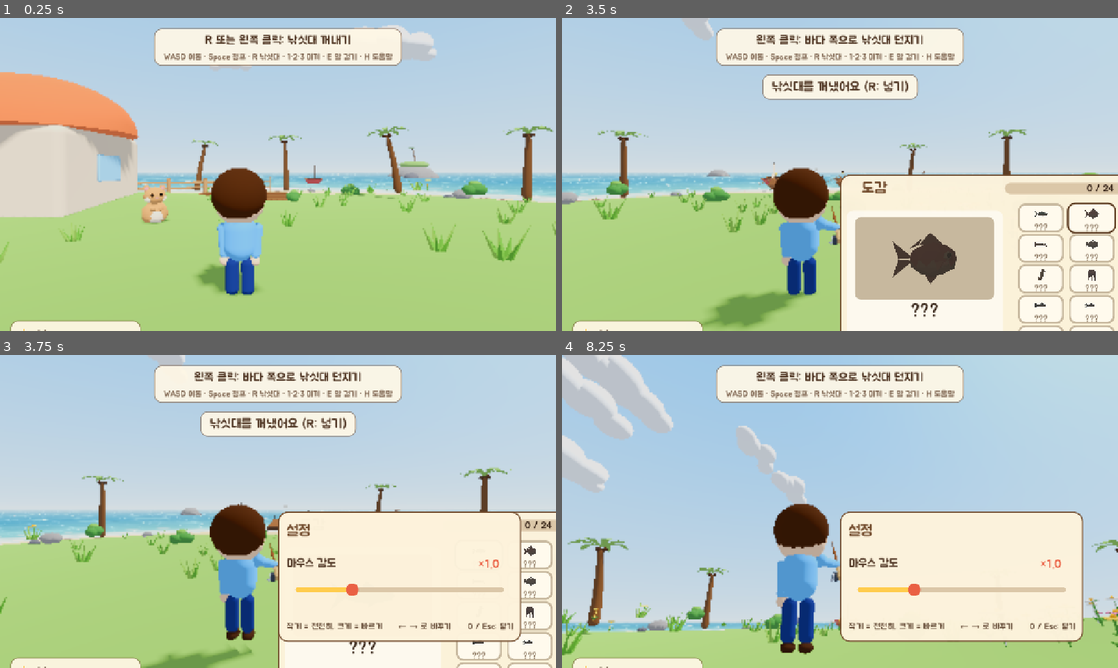
Above: before the commit, frames 1-4 (two rows, left to right).
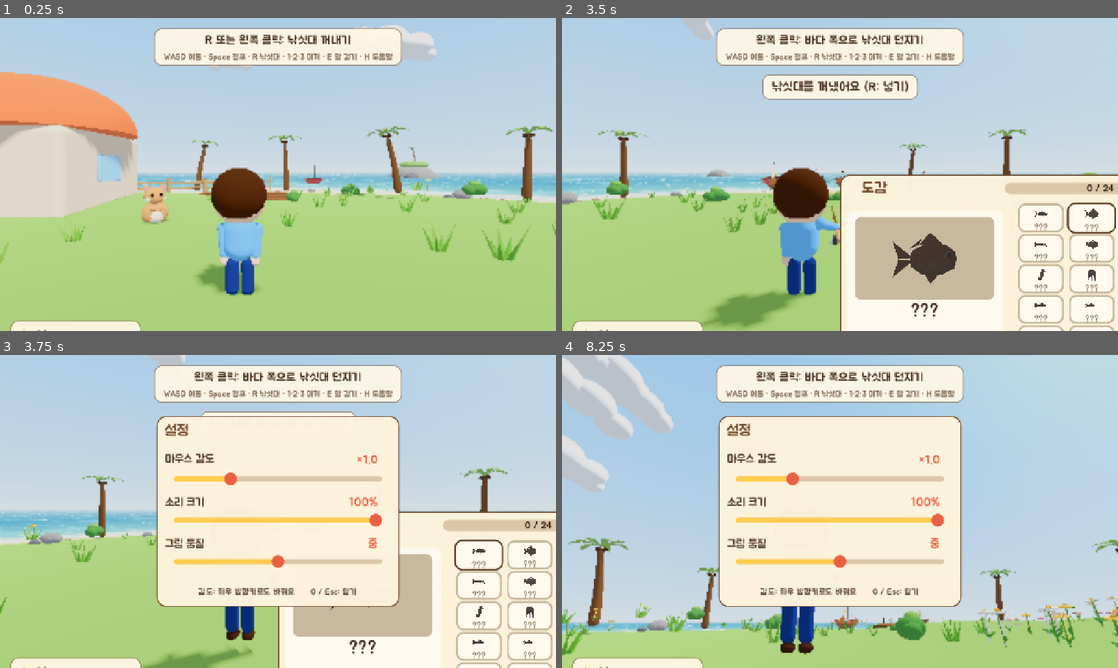
Above: after the commit, the same moments.

Repository: qudrhks36-svg/hanroro-seat-checker
Game: Godot game, scene res://main.tscn
Same seed, same stepped clock (60 frames per second), same inputs: the game is played once before the commit and once after it.
Inputs (mouse positions are in pixels of both pictures, inside the frame that each line leads up to):
- Up to frame 1 (0.25 s): no input
- Up to frame 2 (3.5 s): tap Enter at 0.5, 2.1 s; move the mouse to (962, 158) at 0.52 s; hold Right 0.53-1.25 s; tap Tab at 0.6 s; click (962, 158) at 0.67 s; tap Space at 0.77, 1.07 s; tap H at 0.8 s; drag from (728, 190) to (812, 237) at 1.27 s; move the mouse to (895, 105) at 2.02 s; hold Right 2.03-2.75 s; click (895, 105) at 2.17 s; tap E at 2.3 s; drag from (812, 237) to (673, 127) at 2.77 s
- Up to frame 3 (3.75 s): move the mouse to (444, 558) at 3.52 s; hold Left from 3.53 s (still down); hold Space from 3.53 s (still down); tap O at 3.6 s; click (444, 558) at 3.67 s
- Up to frame 4 (8.25 s): tap Escape at 4.15 s; release Left at 4.25 s; release Space at 4.25 s; drag from (673, 464) to (756, 433) at 4.27 s; move the mouse to (867, 511) at 5.02 s; hold Down 5.03-5.75 s; tap Tab at 5.1 s; click (867, 511) at 5.17 s; tap H at 5.3 s; tap Space at 5.75, 6.77, 7.07 s; drag from (756, 433) to (728, 527) at 5.77 s; move the mouse to (962, 495) at 6.52 s; hold Up 6.53-7.25 s; tap Enter at 6.6 s; click (962, 495) at 6.67 s; tap E at 6.8 s; drag from (728, 527) to (812, 574) at 7.27 s; move the mouse to (895, 442) at 8.02 s; hold Down from 8.03 s (still down); hold Space from 8.03 s (still down); tap O at 8.1 s; click (895, 442) at 8.17 s

Frames 1-2 are identical in both runs. In frame 3, 26% of the frame differs, in the area x 28-94%, y 19-92%; in frame 4, 33%.

Commit message:
feat(godot): settings - volume and graphics quality
Co-Authored-By: Claude Sonnet 5.5 <noreply@anthropic.com>

Diff:
--- a/fishing-game/godot/scripts/game_state.gd
+++ b/fishing-game/godot/scripts/game_state.gd
@@ -25,6 +25,8 @@
 static var decor_open := false       # 꾸미기 창이 열려 있나 (바틀이 대화창 위에 열림)
 static var home_items: Array = []    # economy.json home.items (이름·값·설명)
 static var cabins: Array = []        # economy.json home.cabins
+static var volume := 1.0             # 소리 크기 0~1 (설정 창, 저장함)
+static var quality := 1              # 그림 품질 0=하 1=중 2=상 (설정 창, 저장함)
 static var intro_seen := false       # 처음 조작 안내 카드를 봤나 (help_ui.gd, 저장함)
 static var mouse_scale := 1.0        # 마우스 감도 배율 (설정 창, 기본 1.0 = 0.1도/픽셀)
 static var goal_progress := 0        # 오늘의 목표: 지금까지 낚은 마릿수 (저장됨)
--- a/fishing-game/godot/scripts/main.gd
+++ b/fishing-game/godot/scripts/main.gd
@@ -471,6 +471,15 @@
 		settings.set_sensitivity(float(_arg("sens", "1.0")))
 		settings.set_open(false, false)
 		print("[FG] sens set -> ", Game.mouse_scale)
+	if _arg("quality", "") != "":   # 시험용: 그림 품질(0~2)·소리 크기(0~100)를 바꿔 적용되는지 (--quality=0 --volume=50, --settings=1 이면 창을 연 채로 둠)
+		settings.set_quality(int(_arg("quality", "1")))
+		settings.set_volume(float(_arg("volume", "100")))
+		var sun_on := false
+		for l in get_tree().root.find_children("*", "DirectionalLight3D", true, false):
+			sun_on = (l as DirectionalLight3D).shadow_enabled
+		print("[FG] quality=", Game.quality, " scale3d=", get_viewport().scaling_3d_scale, " shadow=", sun_on, " volume=", Game.volume, " bus_db=", snappedf(AudioServer.get_bus_volume_db(0), 0.1))
+		if _arg("settings", "") != "":
+			settings.set_open(true, false)
 	if _arg("lookcheck", "") != "":   # 시험용: 마우스를 오른쪽으로 100픽셀 움직였을 때 몇 도 도는지 (감도 1.0, 2.0 비교)
 		for sc in [1.0, 2.0, 0.5]:
 			Game.mouse_scale = sc
--- a/fishing-game/godot/scripts/save_data.gd
+++ b/fishing-game/godot/scripts/save_data.gd
@@ -19,6 +19,8 @@
 	d["rod"] = Game.rod_level
 	d["mouseSens"] = Game.mouse_scale
 	d["intro"] = Game.intro_seen
+	d["volume"] = Game.volume
+	d["quality"] = Game.quality
 	d["notes"] = Game.notes_found
 	d["decor"] = Game.decor_mask
 	d["cabin"] = Game.cabin_level
@@ -56,6 +58,8 @@
 	Game.decor_mask = int(d.get("decor", 0)) & ((1 << Game.home_items.size()) - 1)
 	Game.cabin_level = clampi(int(d.get("cabin", 0)), 0, Game.cabins.size() - 1)
 	Game.intro_seen = bool(d.get("intro", false))
+	Game.volume = clampf(float(d.get("volume", 1.0)), 0.0, 1.0)
+	Game.quality = clampi(int(d.get("quality", 1)), 0, 2)
 	Game.mouse_scale = clampf(float(d.get("mouseSens", 1.0)), 0.3, 3.0)   # 옛 저장에는 없음 → 1.0
 	var fr = d.get("friend")
 	if fr is Array:
--- a/fishing-game/godot/scripts/settings_ui.gd
+++ b/fishing-game/godot/scripts/settings_ui.gd
@@ -1,12 +1,14 @@
 extends CanvasLayer
 # 설정 창 (GDD 4번 [확정], 사용자 요청 2026-10-19): Esc 또는 O로 열고 닫음. 열려 있는 동안 시간이 멈추고 마우스가 보임(도감과 같은 방식).
-# 지금은 마우스 감도 슬라이더 하나(×0.3~×3.0, 기본 ×1.0 = 0.1도/픽셀). 값은 저장에 포함(SaveData의 mouseSens).
+# 마우스 감도(×0.3~×3.0, 기본 ×1.0 = 0.1도/픽셀)·소리 크기(0~100%)·그림 품질(하/중/상). 값은 저장에 포함(SaveData의 mouseSens·volume·quality).
 
 const Game := preload("res://scripts/game_state.gd")
 const ThemeUI := preload("res://scripts/ui_theme.gd")
 const SaveScript := preload("res://scripts/save_data.gd")
 
-const PANEL := Vector2(560, 300)
+const PANEL := Vector2(560, 440)
+const QUALITY_NAMES := ["하", "중", "상"]
+const QUALITY_SCALE := [0.65, 0.8, 1.0]   # 3D 그림 크기 배율
 const SENS_MIN := 0.3
 const SENS_MAX := 3.0
 
@@ -15,12 +17,18 @@
 var root: Control
 var slider: HSlider
 var value_text: Label
+var vol_slider: HSlider
+var vol_text: Label
+var q_slider: HSlider
+var q_text: Label
 
 func _ready() -> void:
 	layer = 11
 	process_mode = Node.PROCESS_MODE_ALWAYS   # 시간이 멈춰도(일시정지) 입력을 받음
 	_build()
 	root.visible = false
+	apply_volume.call_deferred()
+	apply_quality.call_deferred()   # 저장에서 읽은 값을 처음에 적용 (해 빛이 만들어진 뒤)
 
 func _unhandled_input(event: InputEvent) -> void:
 	if not (event is InputEventKey and event.pressed and not event.echo):
@@ -45,7 +53,9 @@
 	root.visible = open
 	get_tree().paused = open
 	if open:
-		slider.value = Game.mouse_scale   # 마우스는 잠근 채로 둠
+		slider.value = Game.mouse_scale
+		vol_slider.value = Game.volume * 100.0
+		q_slider.value = Game.quality
 	else:
 		SaveScript.save_game()
 		Input.mouse_mode = Input.MOUSE_MODE_VISIBLE   # 마우스 잠금은 오른쪽 버튼 끌기 중에만 (main.gd)
@@ -53,6 +63,27 @@
 func set_sensitivity(v: float) -> void:
 	Game.mouse_scale = clampf(v, SENS_MIN, SENS_MAX)
 	value_text.text = "×%.1f" % Game.mouse_scale
+
+func apply_volume() -> void:
+	AudioServer.set_bus_volume_db(0, linear_to_db(maxf(Game.volume, 0.0001)))   # Master 버스. 음소거(M)와 따로 동작
+	if vol_text != null:
+		vol_text.text = "%d%%" % roundi(Game.volume * 100.0)
+
+func apply_quality() -> void:
+	var q: int = Game.quality
+	get_viewport().scaling_3d_scale = QUALITY_SCALE[q]
+	for l in get_tree().root.find_children("*", "DirectionalLight3D", true, false):
+		(l as DirectionalLight3D).shadow_enabled = q > 0
+	if q_text != null:
+		q_text.text = QUALITY_NAMES[q]
+
+func set_volume(v: float) -> void:
+	Game.volume = clampf(v / 100.0, 0.0, 1.0)
+	apply_volume()
+
+func set_quality(q: int) -> void:
+	Game.quality = clampi(q, 0, 2)
+	apply_quality()
 
 func _on_slider_changed(v: float) -> void:
 	set_sensitivity(v)
@@ -71,35 +102,13 @@
 			img.set_pixel(x, y, Color(color.r, color.g, color.b, a))
 	return ImageTexture.create_from_image(img)
 
-func _build() -> void:
-	root = Control.new()
-	root.set_anchors_preset(Control.PRESET_FULL_RECT)
-	root.mouse_filter = Control.MOUSE_FILTER_IGNORE
-	add_child(root)
-	var panel := ThemeUI.box(Color(0.99, 0.95, 0.86, 0.98), 22, Color(0.45, 0.30, 0.18, 0.9), 3)
-	panel.custom_minimum_size = PANEL
-	panel.mouse_filter = Control.MOUSE_FILTER_STOP
-	root.add_child(panel)
-	panel.set_anchors_and_offsets_preset(Control.PRESET_CENTER, Control.PRESET_MODE_MINSIZE)
-
-	var brown := Color(0.45, 0.30, 0.18)
-	var title := ThemeUI.text("설정", 36, brown, HORIZONTAL_ALIGNMENT_LEFT)
-	panel.add_child(title)
-	ThemeUI.at(title, PANEL, -150, 105, 220, 50)
-
-	var lab := ThemeUI.text("마우스 감도", 26, ThemeUI.INK, HORIZONTAL_ALIGNMENT_LEFT)
-	panel.add_child(lab)
-	ThemeUI.at(lab, PANEL, -150, 30, 220, 40)
-	value_text = ThemeUI.text("×1.0", 28, ThemeUI.CORAL, HORIZONTAL_ALIGNMENT_RIGHT)
-	panel.add_child(value_text)
-	ThemeUI.at(value_text, PANEL, 150, 30, 160, 40)
-
-	slider = HSlider.new()
-	slider.min_value = SENS_MIN
-	slider.max_value = SENS_MAX
-	slider.step = 0.1
-	slider.value = Game.mouse_scale
-	slider.mouse_filter = Control.MOUSE_FILTER_STOP
+func _make_slider(panel: Control, lo: float, hi: float, step: float, val: float, y: float) -> HSlider:
+	var sl := HSlider.new()
+	sl.min_value = lo
+	sl.max_value = hi
+	sl.step = step
+	sl.value = val
+	sl.mouse_filter = Control.MOUSE_FILTER_STOP
 	var track := StyleBoxFlat.new()
 	track.bg_color = Color(0.86, 0.78, 0.66)
 	track.set_corner_radius_all(6)
@@ -110,19 +119,68 @@
 	fill.set_corner_radius_all(6)
 	fill.content_margin_top = 6
 	fill.content_margin_bottom = 6
-	slider.add_theme_stylebox_override("slider", track)
-	slider.add_theme_stylebox_override("grabber_area", fill)
-	slider.add_theme_stylebox_override("grabber_area_highlight", fill)
+	sl.add_theme_stylebox_override("slider", track)
+	sl.add_theme_stylebox_override("grabber_area", fill)
+	sl.add_theme_stylebox_override("grabber_area_highlight", fill)
 	var dot := _dot(15, ThemeUI.CORAL)
-	slider.add_theme_icon_override("grabber", dot)
-	slider.add_theme_icon_override("grabber_highlight", dot)
-	slider.add_theme_icon_override("grabber_disabled", dot)
-	panel.add_child(slider)
-	ThemeUI.at(slider, PANEL, 0, -30, 480, 30)
+	sl.add_theme_icon_override("grabber", dot)
+	sl.add_theme_icon_override("grabber_highlight", dot)
+	sl.add_theme_icon_override("grabber_disabled", dot)
+	panel.add_child(sl)
+	ThemeUI.at(sl, PANEL, 0, y, 480, 30)
+	return sl
+
+func _build() -> void:
+	root = Control.new()
+	root.set_anchors_preset(Control.PRESET_FULL_RECT)
+	root.mouse_filter = Control.MOUSE_FILTER_IGNORE
+	add_child(root)
+	var panel := ThemeUI.box(Color(0.99, 0.95, 0.86, 0.98), 22, Color(0.45, 0.30, 0.18, 0.9), 3)
+	panel.mouse_filter = Control.MOUSE_FILTER_STOP
+	root.add_child(panel)
+	panel.set_anchors_preset(Control.PRESET_CENTER)   # 화면 크기가 바뀌어도 가운데(앵커 기준 오프셋)
+	panel.offset_left = -PANEL.x * 0.5
+	panel.offset_right = PANEL.x * 0.5
+	panel.offset_top = -PANEL.y * 0.5
+	panel.offset_bottom = PANEL.y * 0.5
+
+	var brown := Color(0.45, 0.30, 0.18)
+	var title := ThemeUI.text("설정", 36, brown, HORIZONTAL_ALIGNMENT_LEFT)
+	panel.add_child(title)
+	ThemeUI.at(title, PANEL, -150, 185, 220, 50)
+
+	var lab := ThemeUI.text("마우스 감도", 26, ThemeUI.INK, HORIZONTAL_ALIGNMENT_LEFT)
+	panel.add_child(lab)
+	ThemeUI.at(lab, PANEL, -150, 120, 220, 40)
+	value_text = ThemeUI.text("×1.0", 28, ThemeUI.CORAL, HORIZONTAL_ALIGNMENT_RIGHT)
+	panel.add_child(value_text)
+	ThemeUI.at(value_text, PANEL, 150, 120, 160, 40)
+
+	slider = _make_slider(panel, SENS_MIN, SENS_MAX, 0.1, Game.mouse_scale, 75)
 	slider.value_changed.connect(_on_slider_changed)
 	slider.drag_ended.connect(_on_drag_ended)
+	var vlab := ThemeUI.text("소리 크기", 26, ThemeUI.INK, HORIZONTAL_ALIGNMENT_LEFT)
+	panel.add_child(vlab)
+	ThemeUI.at(vlab, PANEL, -150, 20, 220, 40)
+	vol_text = ThemeUI.text("100%", 28, ThemeUI.CORAL, HORIZONTAL_ALIGNMENT_RIGHT)
+	panel.add_child(vol_text)
+	ThemeUI.at(vol_text, PANEL, 150, 20, 160, 40)
+	vol_slider = _make_slider(panel, 0.0, 100.0, 10.0, Game.volume * 100.0, -20)
+	vol_slider.value_changed.connect(set_volume)
+	vol_slider.drag_ended.connect(_on_drag_ended)
+	var qlab := ThemeUI.text("그림 품질", 26, ThemeUI.INK, HORIZONTAL_ALIGNMENT_LEFT)
+	panel.add_child(qlab)
+	ThemeUI.at(qlab, PANEL, -150, -75, 220, 40)
+	q_text = ThemeUI.text("중", 28, ThemeUI.CORAL, HORIZONTAL_ALIGNMENT_RIGHT)
+	panel.add_child(q_text)
+	ThemeUI.at(q_text, PANEL, 150, -75, 160, 40)
+	q_slider = _make_slider(panel, 0.0, 2.0, 1.0, Game.quality, -115)
+	q_slider.value_changed.connect(func(v: float) -> void: set_quality(int(v)))
+	q_slider.drag_ended.connect(_on_drag_ended)
+	apply_volume()
+	apply_quality()
 	set_sensitivity(Game.mouse_scale)
 
-	var hint := ThemeUI.text("작게 = 천천히, 크게 = 빠르게      ← → 로 바꾸기      O / Esc: 닫기", 20, Color(0.4, 0.3, 0.22))
+	var hint := ThemeUI.text("감도: 좌우 방향키로도 바꿔요      O / Esc: 닫기", 20, Color(0.4, 0.3, 0.22))
 	panel.add_child(hint)
-	ThemeUI.at(hint, PANEL, 0, -115, 520, 30)
+	ThemeUI.at(hint, PANEL, 0, -185, 520, 30)
Not shown, changed: fishing-game/changelog/2026-10-12.md
Not shown, changed: fishing-game/docs/GDD.md
